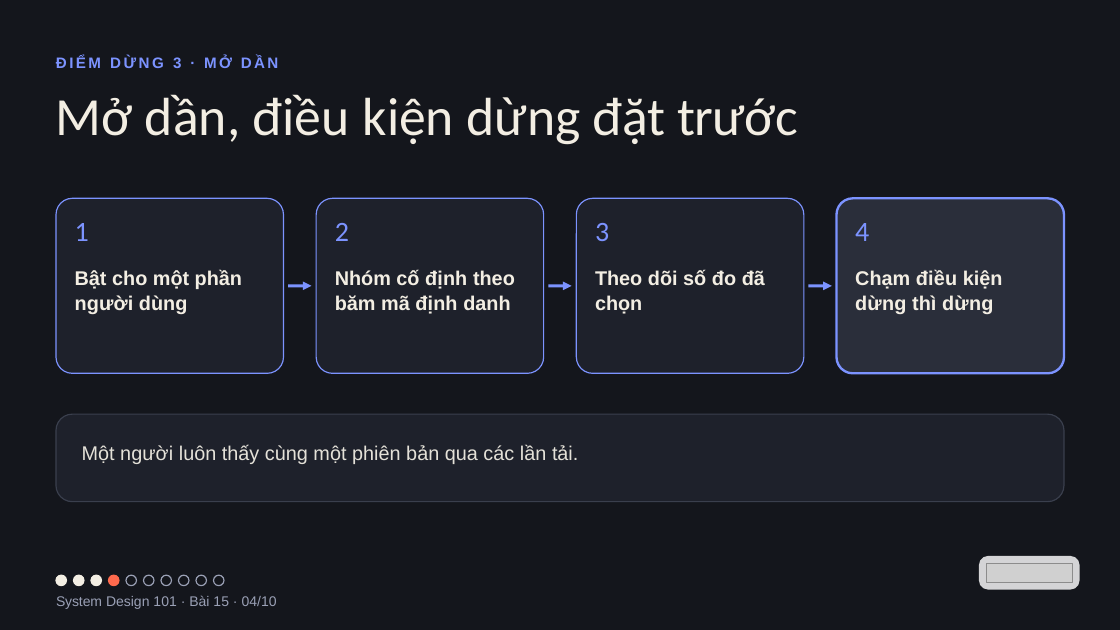
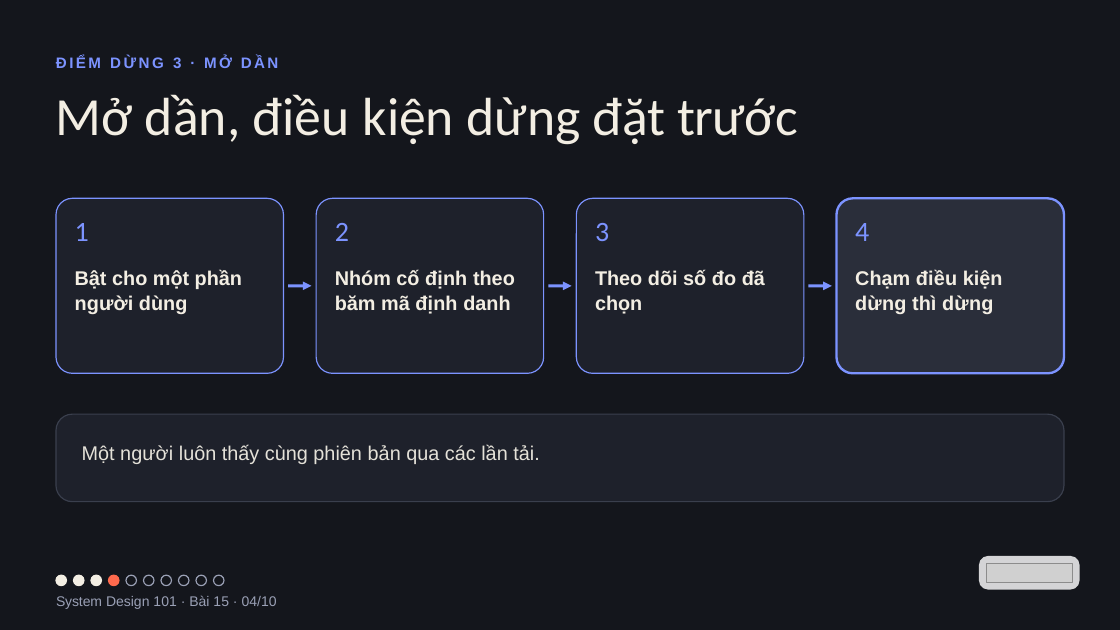
Before and after one commit to vohoailinh90/tool-marketing-studio, a slide deck: slide 4 of system-design-101/vi/lessons/sd-13-015/slides/sd-13-015.pptx. Drawn at 1120x630 pixels with LibreOffice and Linux fonts; fonts in the diff are those of the drawing; grey boxes stand for pictures. Boxes give left, top, right and bottom in pixels: in the first picture for what was removed or moved away, otherwise in the second. Text is boxed around its words. In the diff, an @@ line names an element or a change of style, - is before the commit and + after.

```diff
--- a/system-design-101/vi/lessons/sd-13-015/slides/sd-13-015.pptx
+++ b/system-design-101/vi/lessons/sd-13-015/slides/sd-13-015.pptx
@@ text at box(82, 444, 539, 464): text changed @@
-Một người luôn thấy cùng một phiên bản qua các lần tải.
+Một người luôn thấy cùng phiên bản qua các lần tải.
```
Also in this commit, not shown: 1 other slide changed, 2 other files.
